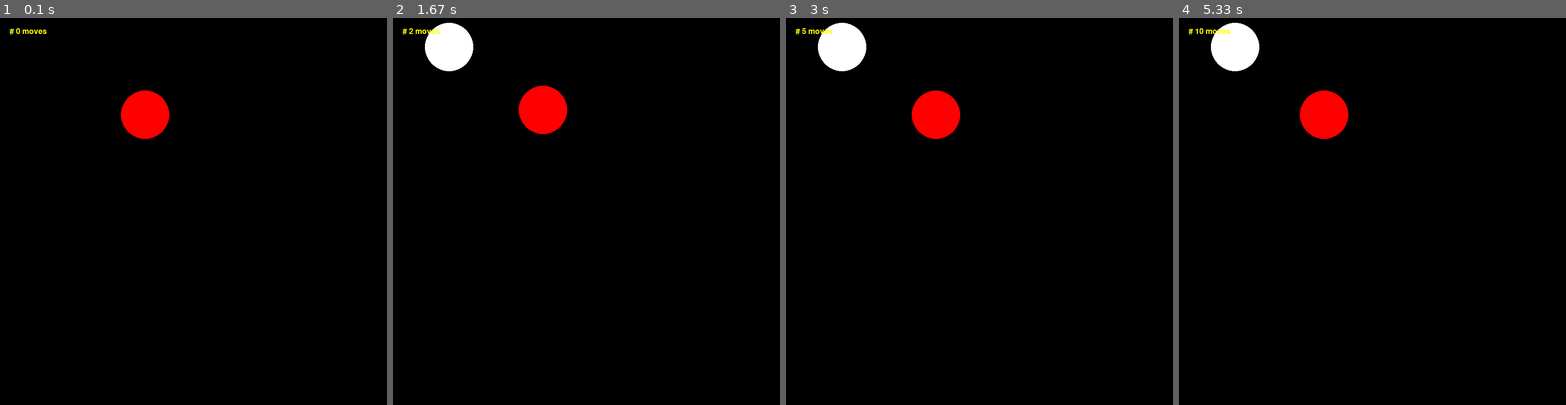
Above: before the commit, frames 1-4 (left to right).
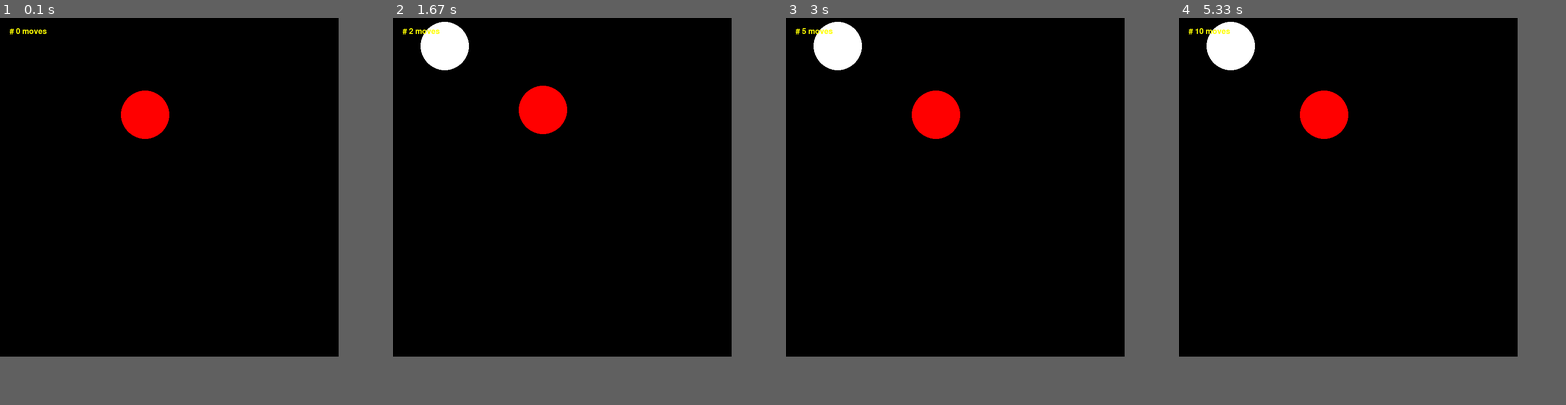
Above: after the commit, the same moments.

Repository: RivarYoder01/PE2_Mod1_PyGame
Game: pygame game, started from main.py
The game is run twice, just before and just after one commit, with the same random seed, the same clock (stepped at 60 frames per second) and the same inputs.
Inputs:
- Up to frame 1 (0.1 s): no input
- Up to frame 2 (1.67 s): tap R at 0.33, 0.67 s; hold Right 1-1.47 s; hold Up from 1.5 s (still down); tap D at 1.65 s
- Up to frame 3 (3 s): release Up at 1.8 s; hold Right 1.83-2.3 s; hold Left 2.33-2.87 s; hold Down from 2.9 s (still down)
- Up to frame 4 (5.33 s): tap D at 3.05, 4.22 s; release Down at 3.2 s; hold Left 3.23-3.63 s; hold Up 3.67-4.03 s; hold Right 4.07-4.7 s; hold Down 4.73-5.1 s; hold Left from 5.13 s (still down)
In our replay, the window is 800x800 before the commit and 700x700 after it. These sizes can differ from the game's own. Grey fills any space a smaller window leaves; there, only what the larger window draws over its background counts as a difference.

The runs differ from the first frame. In frame 1, only the window size differs. In frame 2, 0.3% of the frame differs, in the area x 7-21%, y 1-14%; in frame 3, 0.3%; in frame 4, 0.3%.

Commit message:
Added in color changeing function base code, code needs to be made fuctional

Diff:
--- a/main.py
+++ b/main.py
@@ -22,7 +22,7 @@
 WHITE = (255, 255, 255)
 YELLOW = (255, 255, 0)
 
-SCREEN_SIZE = 800
+SCREEN_SIZE = 700
 SCREEN = pygame.display.set_mode((SCREEN_SIZE, SCREEN_SIZE))
 
 game = {
@@ -102,7 +102,7 @@
         pygame.draw.circle(SCREEN, game["hidden_color"], (game["hidden_x"], game["hidden_y"]), 50)
 
         game_stats()
-
+        set_circle_color()
 
         pygame.display.flip()
 
@@ -140,6 +140,33 @@
     return
 
 
+def set_circle_color():
+    global game
+
+    overlap = game['circle_size'] * 2 - 10
+
+    if abs(game['user_x'] - game['hidden_x']) < overlap and abs(game['user_y'] - game['hidden_y']) < overlap:
+        hidden_color = YELLOW
+        user_color = GREEN
+    else:
+        if game['prev_x'] != game['user_x']:
+            if abs(game['prev_x'] - game['hidden_x']) > abs(game['user_x'] - game['hidden_x']):
+                user_color = RED
+            else:
+                user_color = BLUE
+
+        if game['prev_y'] != game['user_y']:
+            if abs(game['prev_y'] - game['hidden_y']) > abs(game['user_y'] - game['hidden_y']):
+                user_color = RED
+            else:
+                user_color = BLUE
+
+    prev_x = game['user_x']
+    prev_y = game['user_y']
+
+    return
+
+
 def main():
     """ ... """
 
